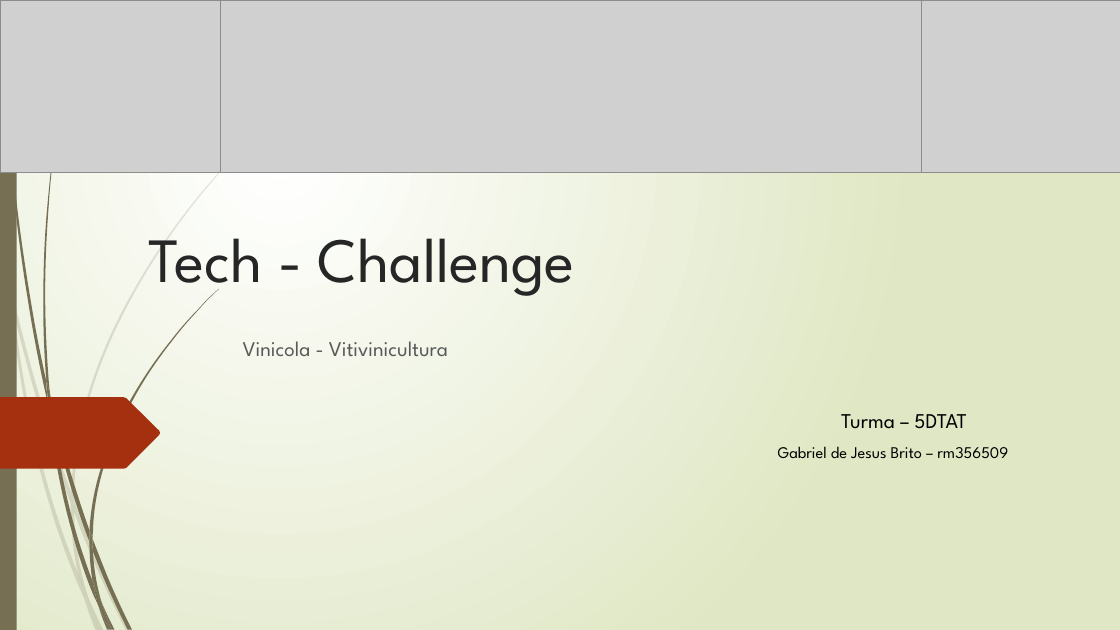
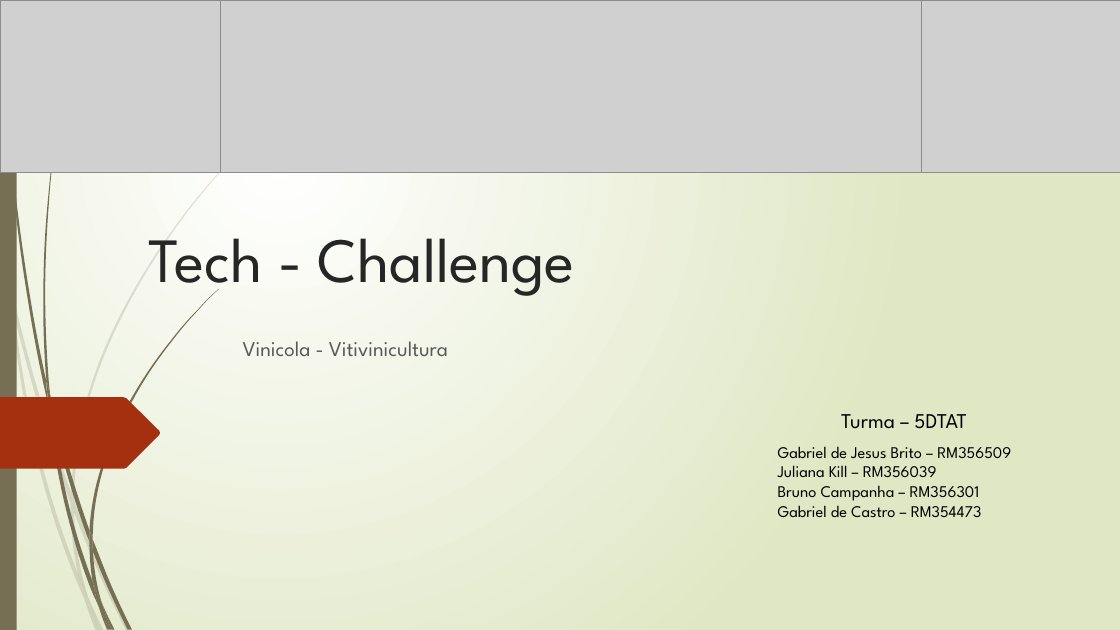
Before and after one commit to SinxCode/Tech-Challenge, a slide deck: slide 1 of Tech - Challenge.pptx. Drawn at 1120x630 pixels with LibreOffice and Linux fonts; fonts in the diff are those of the drawing; grey boxes stand for pictures. Boxes give left, top, right and bottom in pixels: in the first picture for what was removed or moved away, otherwise in the second. Text is boxed around its words. In the diff, an @@ line names an element or a change of style, - is before the commit and + after.

Commit message:
Add files via upload
POWER POINT FINAL PARA ENTREGA TECH CHALLENGE

```diff
--- a/Tech - Challenge.pptx
+++ b/Tech - Challenge.pptx
@@ text at box(778, 446, 1011, 517): text changed @@
-Gabriel de Jesus Brito – rm356509
+Gabriel de Jesus Brito – RM356509
+Juliana Kill – RM356039
+Bruno Campanha – RM356301
+Gabriel de Castro – RM354473
```
Also in this commit, not shown: 6 other slides changed, 4 slides added.
